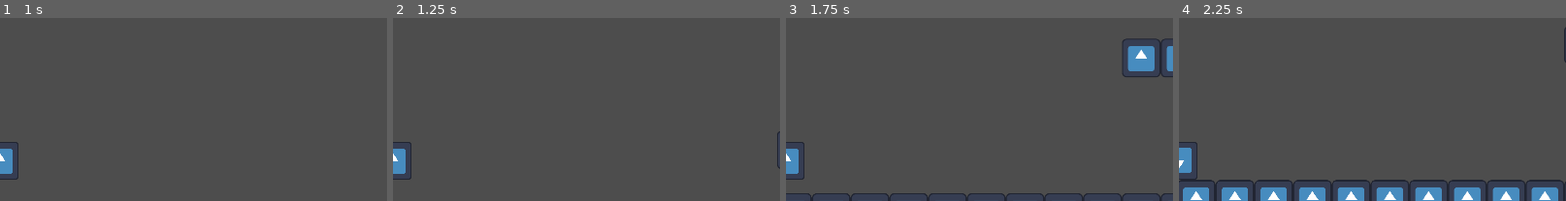
Above: before the commit, frames 1-4 (left to right).
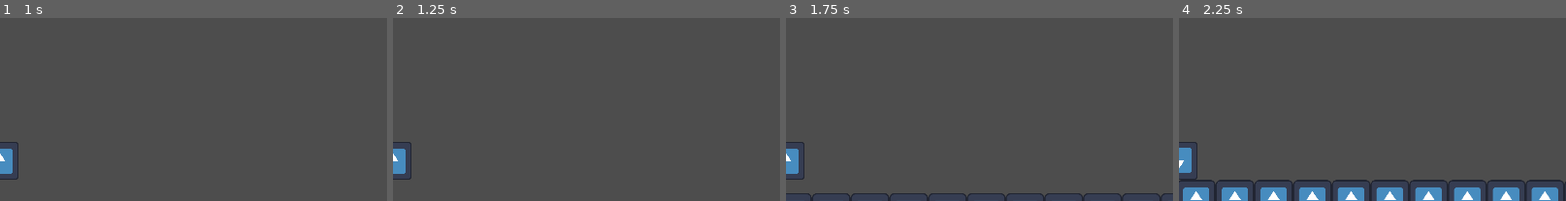
Above: after the commit, the same moments.

Repository: Cscharf91/metroidvania-testing
Game: Godot game, scene res://Levels/level.tscn
Same seed, same stepped clock (60 frames per second), same inputs: the game is played once before the commit and once after it. The engine's default icon, where the game draws it, is replaced by a stand-in: a white triangle on a blue panel in a dark square.
Inputs:
- Up to frame 1 (1 s): hold D (move_right) from 0.53 s (still down); tap Shift (air_dash) at 0.6 s; tap Space (jump) at 0.77 s
- Up to frame 2 (1.25 s): keep holding D (move_right)
- Up to frame 3 (1.75 s): keep holding D (move_right); tap S (ground_pound) at 1.35 s; tap Space (jump) at 1.52 s
- Up to frame 4 (2.25 s): release D (move_right) at 2.03 s; hold A (move_left) from 2.03 s (still down); tap Shift (air_dash) at 2.1 s
The pictures show only the part of the screen within x 50-100%, y 2-52%; the shares and areas given below are measured in that part.

Frame 1 is identical in both runs. In frame 2, less than 0.1% of the frame differs, in the area x 99-100%, y 61-83%; in frame 3, 1.6%, in the area x 86-100%, y 11-33%; in frame 4, less than 0.1%.

Commit message:
feat: tilemap assets

Diff:
--- /dev/null
+++ b/Effects/impact_effect.tscn
@@ -0,0 +1,19 @@
+[gd_scene load_steps=2 format=3 uid="uid://dbbxwv4dt5im0"]
+
+[sub_resource type="Gradient" id="Gradient_4w512"]
+offsets = PackedFloat32Array(0, 0.133333, 1)
+colors = PackedColorArray(0, 0, 0, 1, 0.283018, 0.283018, 0.283018, 1, 1, 1, 1, 1)
+
+[node name="ImpactEffect" type="CPUParticles2D"]
+emitting = false
+amount = 30
+lifetime = 0.15
+one_shot = true
+speed_scale = 1.5
+emission_shape = 1
+emission_sphere_radius = 15.0
+spread = 90.0
+gravity = Vector2(0, -400)
+color_ramp = SubResource("Gradient_4w512")
+
+[connection signal="finished" from="." to="." method="queue_free"]
--- a/Levels/level.tscn
+++ b/Levels/level.tscn
@@ -23,19 +23,19 @@
 position = Vector2(176, 176)
 
 [node name="Block22" parent="Buncha Blocks" instance=ExtResource("1_uyhnj")]
-position = Vector2(720, 144)
+position = Vector2(1296, 272)
 
 [node name="Block23" parent="Buncha Blocks" instance=ExtResource("1_uyhnj")]
-position = Vector2(752, 144)
+position = Vector2(1328, 272)
 
 [node name="Block24" parent="Buncha Blocks" instance=ExtResource("1_uyhnj")]
-position = Vector2(784, 144)
+position = Vector2(1360, 272)
 
 [node name="Block25" parent="Buncha Blocks" instance=ExtResource("1_uyhnj")]
-position = Vector2(816, 144)
+position = Vector2(1392, 272)
 
 [node name="Block26" parent="Buncha Blocks" instance=ExtResource("1_uyhnj")]
-position = Vector2(848, 144)
+position = Vector2(1424, 272)
 
 [node name="Block6" parent="Buncha Blocks" instance=ExtResource("1_uyhnj")]
 position = Vector2(272, 272)
@@ -133,5 +133,116 @@
 [node name="Block42" parent="Buncha Blocks" instance=ExtResource("1_uyhnj")]
 position = Vector2(1264, 272)
 
+[node name="Block43" parent="Buncha Blocks" instance=ExtResource("1_uyhnj")]
+position = Vector2(2480, 272)
+
+[node name="Block44" parent="Buncha Blocks" instance=ExtResource("1_uyhnj")]
+position = Vector2(2512, 272)
+
+[node name="Block45" parent="Buncha Blocks" instance=ExtResource("1_uyhnj")]
+position = Vector2(2544, 272)
+
+[node name="Block46" parent="Buncha Blocks" instance=ExtResource("1_uyhnj")]
+position = Vector2(2576, 272)
+
+[node name="Block47" parent="Buncha Blocks" instance=ExtResource("1_uyhnj")]
+position = Vector2(2608, 272)
+
+[node name="Block48" parent="Buncha Blocks" instance=ExtResource("1_uyhnj")]
+position = Vector2(1456, 272)
+
+[node name="Block49" parent="Buncha Blocks" instance=ExtResource("1_uyhnj")]
+position = Vector2(1488, 272)
+
+[node name="Block50" parent="Buncha Blocks" instance=ExtResource("1_uyhnj")]
+position = Vector2(1520, 272)
+
+[node name="Block51" parent="Buncha Blocks" instance=ExtResource("1_uyhnj")]
+position = Vector2(1552, 272)
+
+[node name="Block52" parent="Buncha Blocks" instance=ExtResource("1_uyhnj")]
+position = Vector2(1584, 272)
+
+[node name="Block53" parent="Buncha Blocks" instance=ExtResource("1_uyhnj")]
+position = Vector2(1616, 272)
+
+[node name="Block54" parent="Buncha Blocks" instance=ExtResource("1_uyhnj")]
+position = Vector2(1648, 272)
+
+[node name="Block55" parent="Buncha Blocks" instance=ExtResource("1_uyhnj")]
+position = Vector2(1680, 272)
+
+[node name="Block56" parent="Buncha Blocks" instance=ExtResource("1_uyhnj")]
+position = Vector2(1712, 272)
+
+[node name="Block57" parent="Buncha Blocks" instance=ExtResource("1_uyhnj")]
+position = Vector2(1744, 272)
+
+[node name="Block58" parent="Buncha Blocks" instance=ExtResource("1_uyhnj")]
+position = Vector2(1776, 272)
+
+[node name="Block59" parent="Buncha Blocks" instance=ExtResource("1_uyhnj")]
+position = Vector2(1808, 272)
+
+[node name="Block60" parent="Buncha Blocks" instance=ExtResource("1_uyhnj")]
+position = Vector2(1840, 272)
+
+[node name="Block61" parent="Buncha Blocks" instance=ExtResource("1_uyhnj")]
+position = Vector2(1872, 272)
+
+[node name="Block62" parent="Buncha Blocks" instance=ExtResource("1_uyhnj")]
+position = Vector2(1904, 272)
+
+[node name="Block63" parent="Buncha Blocks" instance=ExtResource("1_uyhnj")]
+position = Vector2(1936, 272)
+
+[node name="Block64" parent="Buncha Blocks" instance=ExtResource("1_uyhnj")]
+position = Vector2(1968, 272)
+
+[node name="Block65" parent="Buncha Blocks" instance=ExtResource("1_uyhnj")]
+position = Vector2(2000, 272)
+
+[node name="Block66" parent="Buncha Blocks" instance=ExtResource("1_uyhnj")]
+position = Vector2(2032, 272)
+
+[node name="Block67" parent="Buncha Blocks" instance=ExtResource("1_uyhnj")]
+position = Vector2(2064, 272)
+
+[node name="Block68" parent="Buncha Blocks" instance=ExtResource("1_uyhnj")]
+position = Vector2(2096, 272)
+
+[node name="Block69" parent="Buncha Blocks" instance=ExtResource("1_uyhnj")]
+position = Vector2(2128, 272)
+
+[node name="Block70" parent="Buncha Blocks" instance=ExtResource("1_uyhnj")]
+position = Vector2(2160, 272)
+
+[node name="Block71" parent="Buncha Blocks" instance=ExtResource("1_uyhnj")]
+position = Vector2(2192, 272)
+
+[node name="Block72" parent="Buncha Blocks" instance=ExtResource("1_uyhnj")]
+position = Vector2(2224, 272)
+
+[node name="Block73" parent="Buncha Blocks" instance=ExtResource("1_uyhnj")]
+position = Vector2(2256, 272)
+
+[node name="Block74" parent="Buncha Blocks" instance=ExtResource("1_uyhnj")]
+position = Vector2(2288, 272)
+
+[node name="Block75" parent="Buncha Blocks" instance=ExtResource("1_uyhnj")]
+position = Vector2(2320, 272)
+
+[node name="Block76" parent="Buncha Blocks" instance=ExtResource("1_uyhnj")]
+position = Vector2(2352, 272)
+
+[node name="Block77" parent="Buncha Blocks" instance=ExtResource("1_uyhnj")]
+position = Vector2(2384, 272)
+
+[node name="Block78" parent="Buncha Blocks" instance=ExtResource("1_uyhnj")]
+position = Vector2(2416, 272)
+
+[node name="Block79" parent="Buncha Blocks" instance=ExtResource("1_uyhnj")]
+position = Vector2(2448, 272)
+
 [node name="Player" parent="Buncha Blocks" instance=ExtResource("2_x10mo")]
 position = Vector2(48, 48)
--- a/project.godot
+++ b/project.godot
@@ -53,5 +53,3 @@
 [rendering]
 
 textures/canvas_textures/default_texture_filter=0
-renderer/rendering_method="gl_compatibility"
-renderer/rendering_method.mobile="gl_compatibility"
Binary file added: Assets/tilemap-backgrounds.png
Not shown, added: Assets/tilemap-backgrounds.png.import
Binary file added: Assets/tilemap-characters.png
Not shown, added: Assets/tilemap-characters.png.import
Binary file added: Assets/tilemap.png
Not shown, added: Assets/tilemap.png.import
Not shown, added: .DS_Store
Not shown, added: Assets/.DS_Store
